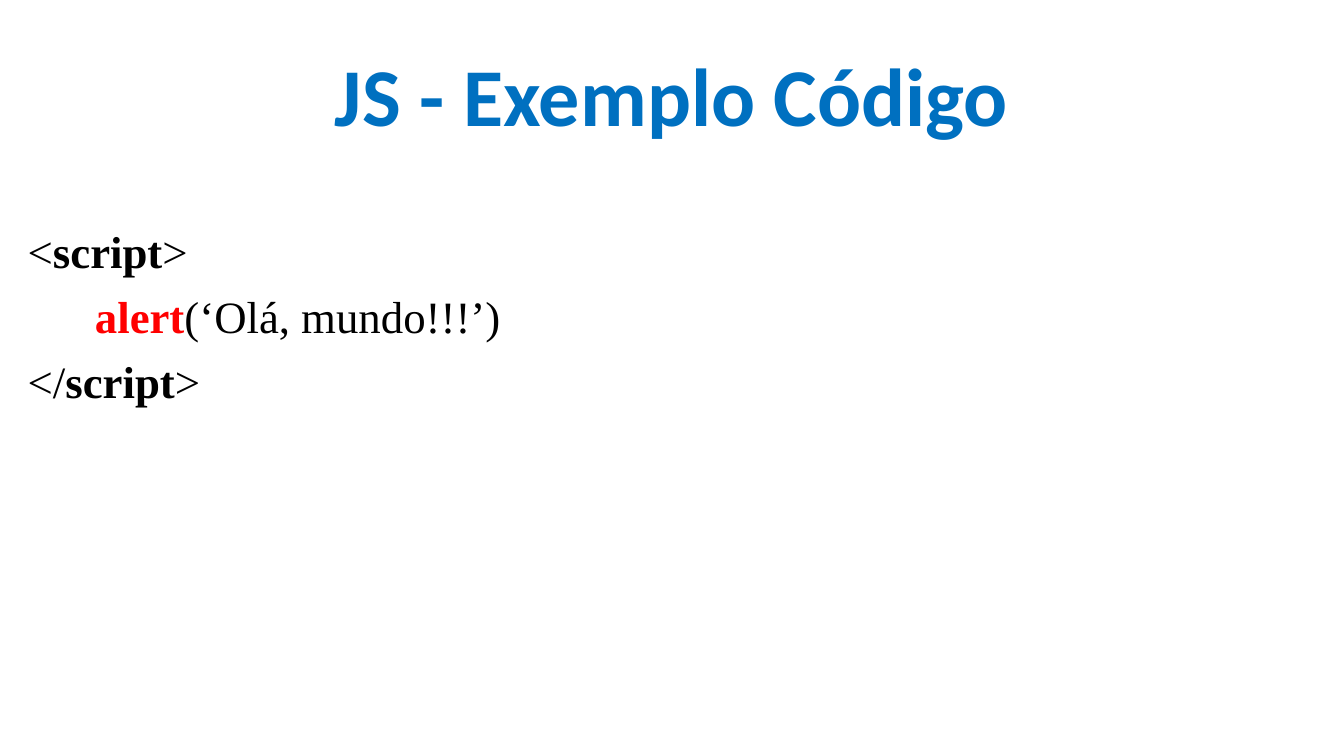
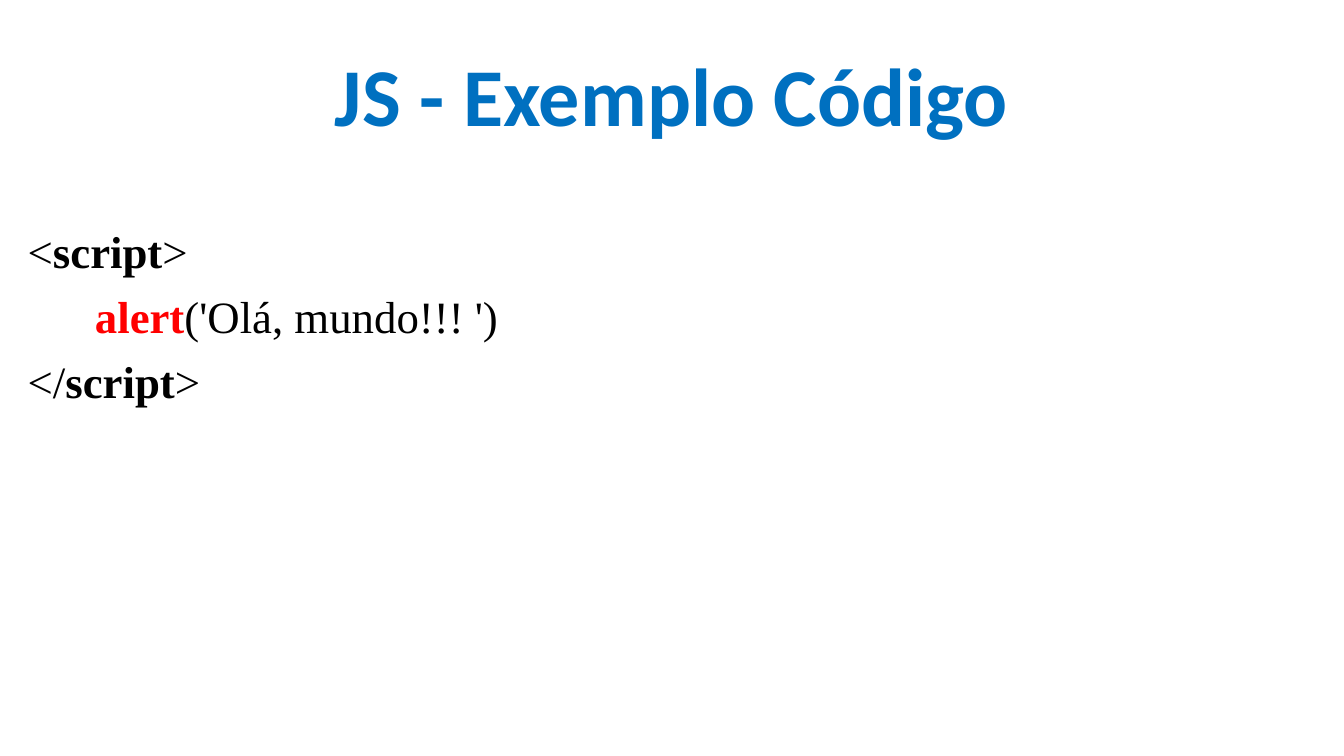
Before and after one commit to CloudEducationBrazil/WydenDesenvolvimentoWebPHP, a slide deck: slide 20 of 01 Classes/Aula 08 Desenvolvimento Web PHP - JS.pptx. Drawn at 1344x756 pixels with LibreOffice and Linux fonts; fonts in the diff are those of the drawing; background and template pictures are left out. Boxes give left, top, right and bottom in pixels: in the first picture for what was removed or moved away, otherwise in the second. Text is boxed around its words. In the diff, an @@ line names an element or a change of style, - is before the commit and + after.

```diff
--- a/01 Classes/Aula 08 Desenvolvimento Web PHP - JS.pptx
+++ b/01 Classes/Aula 08 Desenvolvimento Web PHP - JS.pptx
@@ text at [95,301,463,343]: text changed @@
-alert(‘Olá, mundo!!!’)
+alert('Olá, mundo!!! ')
```
Also in this commit, not shown: 7 other slides changed, 2 other files.
